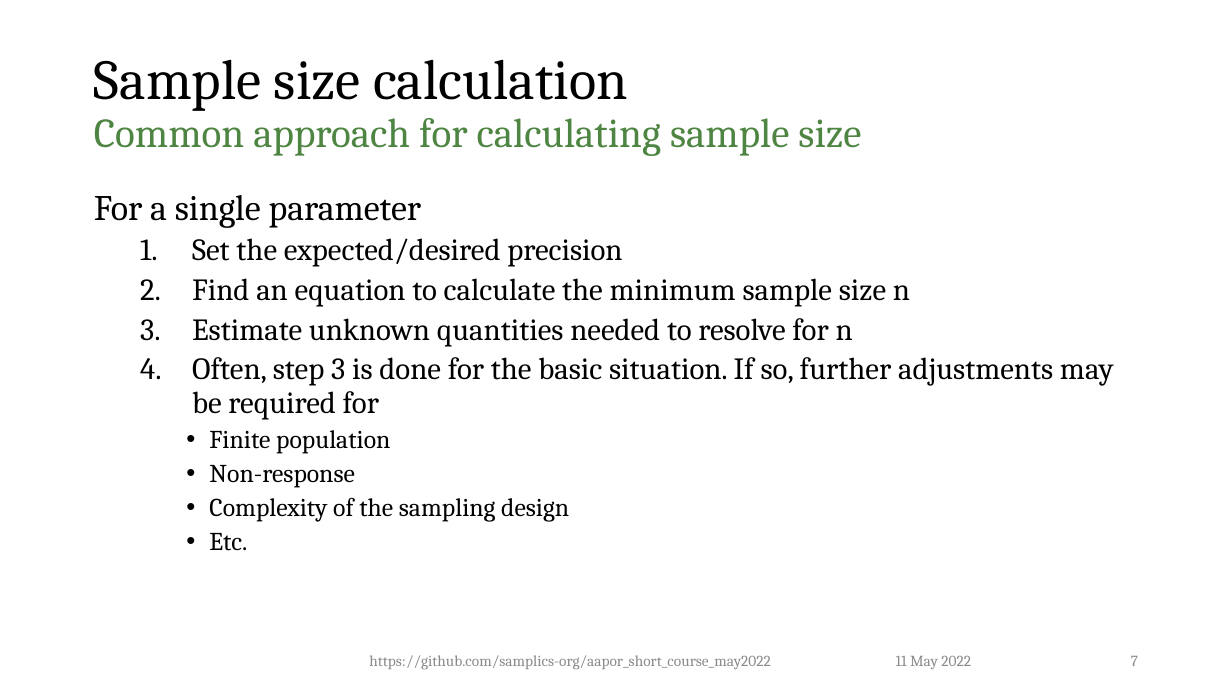
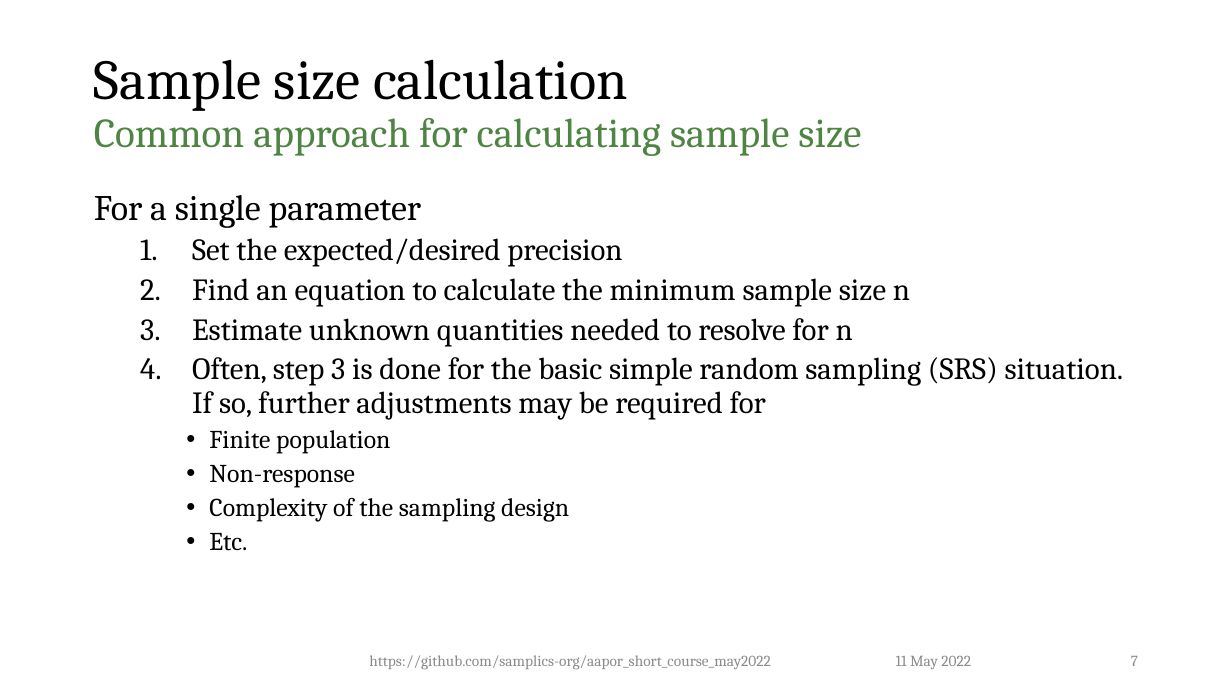
Before and after one commit to dalerhoda/aapor_short_course_may2022, a slide deck: slide 7 of notebooks/4_Introduction_to_Sampling.pptx. Drawn at 1232x693 pixels with LibreOffice and Linux fonts; fonts in the diff are those of the drawing; background and template pictures are left out. Boxes give left, top, right and bottom in pixels: in the first picture for what was removed or moved away, otherwise in the second. Text is boxed around its words. In the diff, an @@ line names an element or a change of style, - is before the commit and + after.

```diff
--- a/notebooks/4_Introduction_to_Sampling.pptx
+++ b/notebooks/4_Introduction_to_Sampling.pptx
@@ text at (x1=192, y1=357, x2=1124, y2=420): text changed @@
-  4. Often, step 3 is done for the basic situation. If so, further adjustments may be required for
+  4. Often, step 3 is done for the basic simple random sampling (SRS) situation. If so, further adjustments may be required for
```
Also in this commit, not shown: 1 other slide changed, 6 other files.
